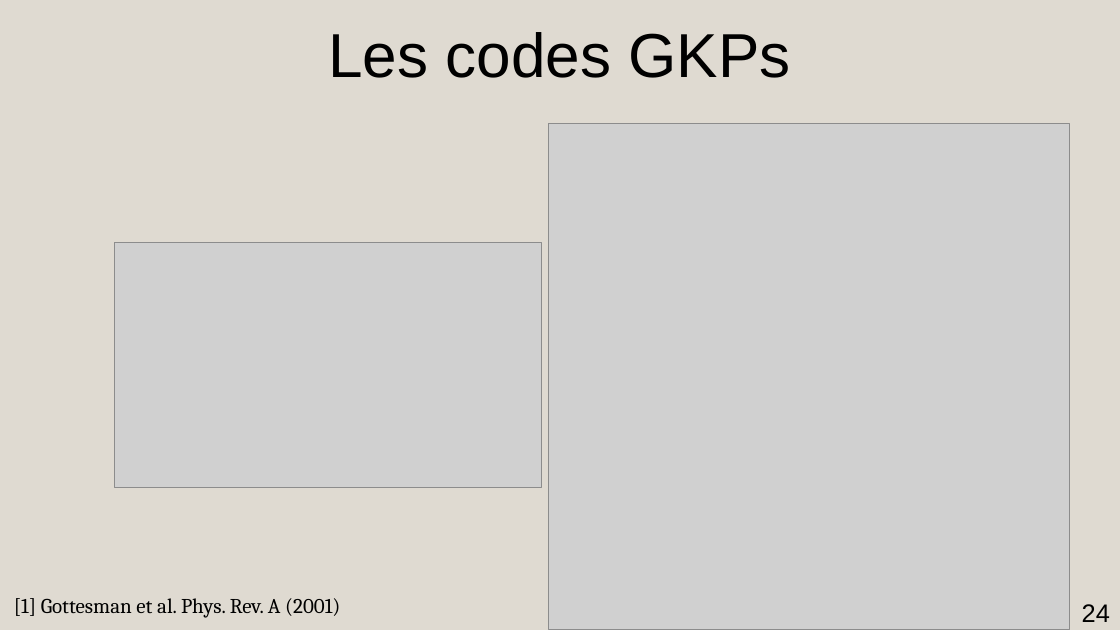
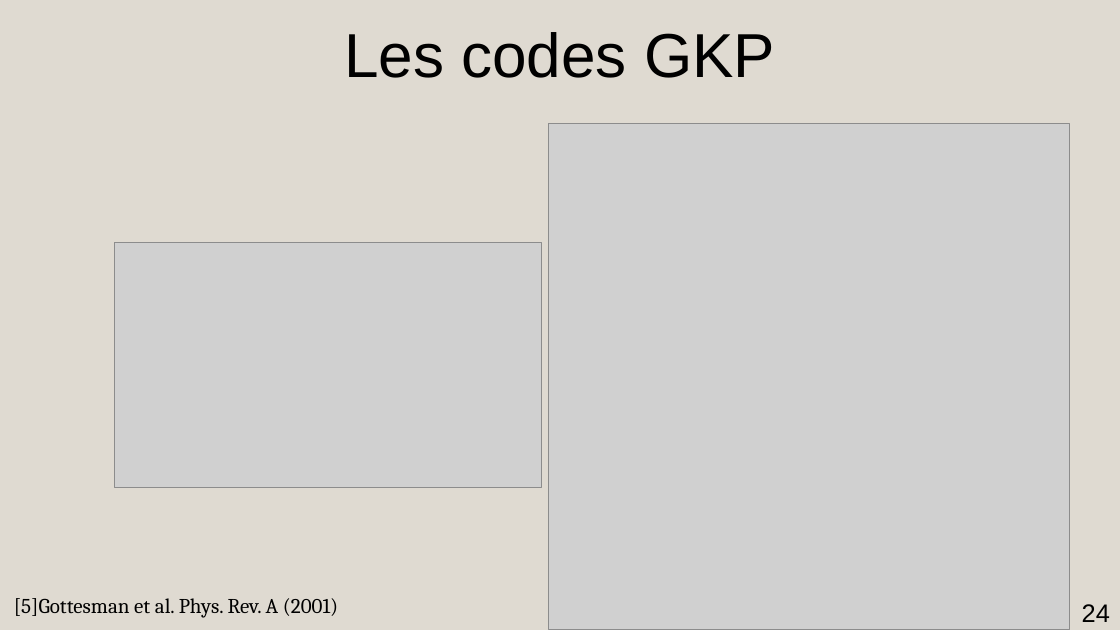
Before and after one commit to AmdaU/presentations, a slide deck: slide 24 of Seminaire/Seminaire.odp. Drawn at 1120x630 pixels with LibreOffice and Linux fonts; fonts in the diff are those of the drawing; grey boxes stand for pictures. Boxes give left, top, right and bottom in pixels: in the first picture for what was removed or moved away, otherwise in the second. Text is boxed around its words. In the diff, an @@ line names an element or a change of style, - is before the commit and + after.

```diff
--- a/Seminaire/Seminaire.odp
+++ b/Seminaire/Seminaire.odp
@@ title at [344, 32, 775, 78]: text changed @@
-Les codes GKPs
+Les codes GKP
@@ text at [14, 598, 338, 618]: text changed @@
-[1] Gottesman et al. Phys. Rev. A (2001)
+[5]Gottesman et al. Phys. Rev. A (2001)
```
Also in this commit, not shown: 9 other slides changed, 1 slide added, 1 other file.
